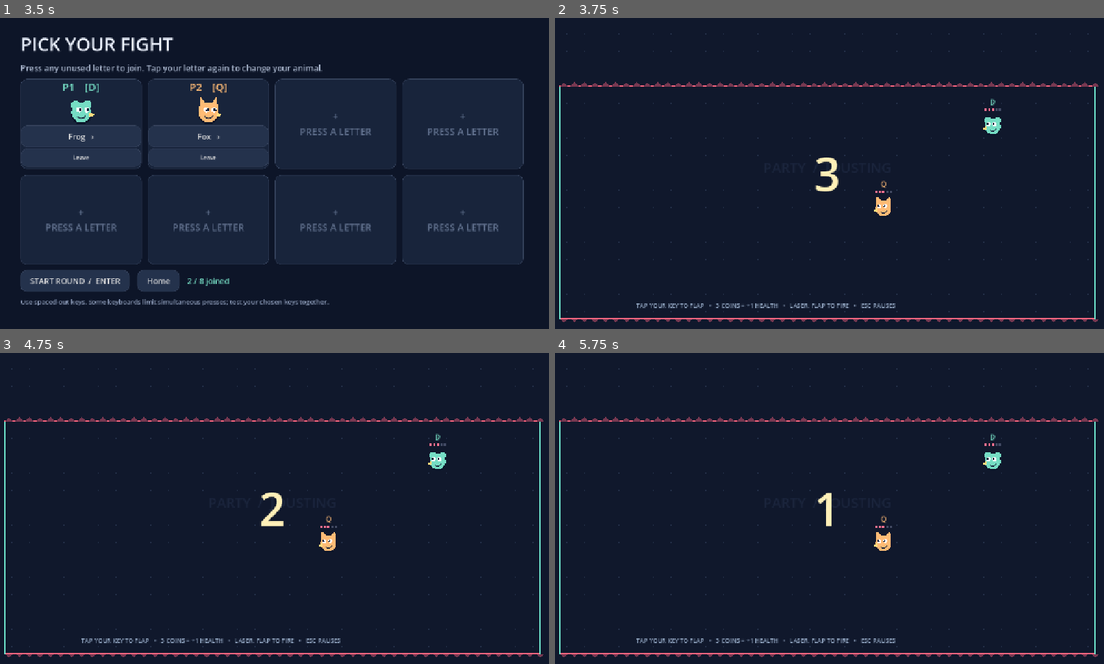
Above: before the commit, frames 1-4 (two rows, left to right).
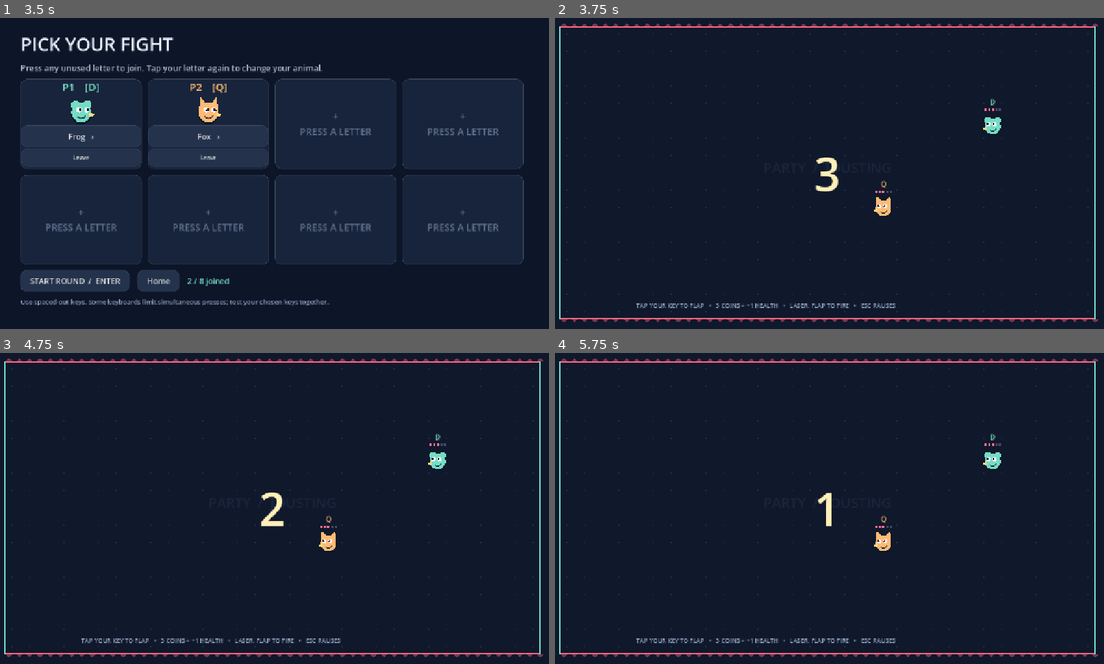
Above: after the commit, the same moments.

Repository: sharmnten/party-jousting-test
Game: Godot game, scene res://scenes/Main.tscn
Same seed, same stepped clock (60 frames per second), same inputs: the game is played once before the commit and once after it.
Inputs:
- Up to frame 1 (3.5 s): click "PLAY LOCAL →" at 0.5 s; click "Home" at 1.25 s; click "PLAY LOCAL →" at 2 s; tap Enter at 2.75 s; hold D from 2.78 s (still down); tap Q at 2.85 s
- Up to frame 2 (3.75 s): release D at 3.5 s; click "START ROUND / ENTER" at 3.5 s
- Up to frame 3 (4.75 s): tap Space at 4.25 s; hold S from 4.28 s (still down); tap E at 4.35 s
- Up to frame 4 (5.75 s): tap Enter at 5 s; release S at 5.03 s; hold D from 5.03 s (still down); tap R at 5.1 s

Frame 1 is identical in both runs. In frame 2, 1.6% of the frame differs, in the area x 0-99%, y 1-23%; in frame 3, 1.6%; in frame 4, 1.6%.

Commit message:
Fixed problem with the export.

Diff:
--- a/scripts/game_rules.gd
+++ b/scripts/game_rules.gd
@@ -3,7 +3,7 @@
 ## All units are pixels and seconds. Shared by the arena and every player.
 @export var arena_size := Vector2(1280, 720)
 @export var boundary_thickness: float = 24.0
-@export var hud_height: float = 136.0 # Reserved above the ceiling to keep a clear top gameplay margin.
+@export var hud_height: float = 0.0 # No top HUD is present; the arena uses the full vertical viewport.
 @export var starting_health: int = 3
 @export var max_health: int = 5
 @export var gravity: float = 720.0 # Lower for longer, floatier arcs.
--- a/tests/integration.gd
+++ b/tests/integration.gd
@@ -90,7 +90,7 @@
 	var sweep_top := arena.rules.boundary_thickness + arena.rules.pickup_boundary_margin + arena.rules.hud_height
 	var sweep_bottom := arena.rules.arena_size.y - arena.rules.boundary_thickness - arena.rules.pickup_boundary_margin - 1.0
 	for pickup in arena.spawner.pickups:
-		check(pickup.position.y > arena.rules.boundary_thickness + arena.rules.hud_height + 60, "Pickups stay clear of the HUD and ceiling")
+		check(pickup.position.y > arena.rules.boundary_thickness + arena.rules.hud_height + 60, "Pickups stay clear of the ceiling")
 		check(is_equal_approx(pickup.position.y, sweep_top) or is_equal_approx(pickup.position.y, sweep_bottom), "Pickup starts at a safe vertical edge")
 		check(pickup.sweep_speed > 0 and pickup.sweep_direction != 0, "Pickup has a vertical sweep direction and speed")
 		if pickup.is_coin:
Not shown, changed: export_presets.cfg
Binary file changed: tests/artifacts/arena.png
Binary file changed: tests/artifacts/pause.png
Binary file changed: tests/artifacts/victory.png
Not shown, changed: README.md
Not shown, changed: docs/EDITOR_GUIDE.md
Not shown, changed: docs/index.html
Not shown, changed: docs/index.pck
